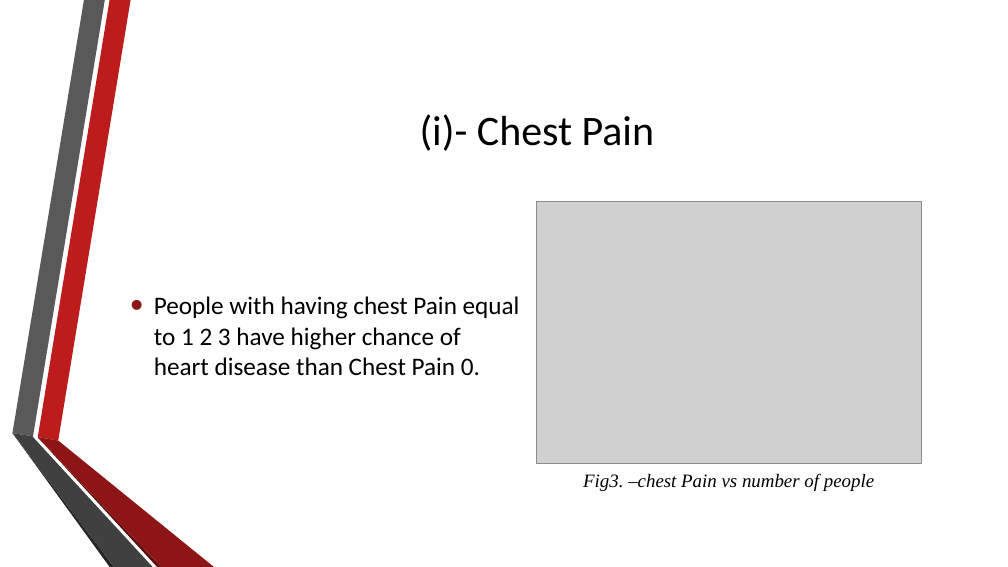
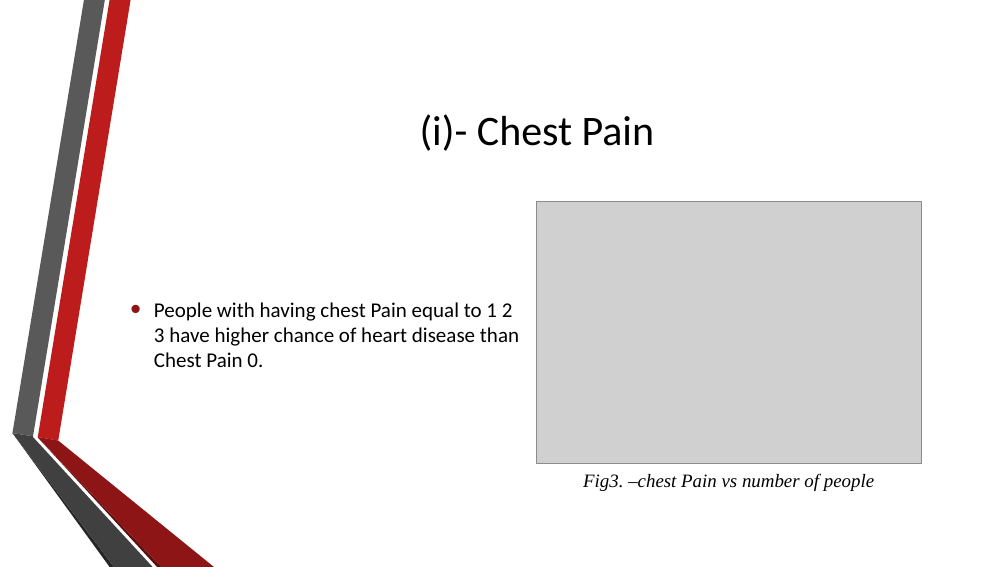
Before and after one commit to shubhamg199630/heart_disease_detection, a slide deck: slide 24 of Presentation.pptx (slide 28 before the commit). Drawn at 1008x567 pixels with LibreOffice and Linux fonts; fonts in the diff are those of the drawing; grey boxes stand for pictures; background and template pictures are left out. Boxes give left, top, right and bottom in pixels: in the first picture for what was removed or moved away, otherwise in the second. Text is boxed around its words. In the diff, an @@ line names an element or a change of style, - is before the commit and + after.

```diff
--- a/Presentation.pptx
+++ b/Presentation.pptx
@@ text "People with having chest Pain ..." at box(154, 302, 519, 367): size 24 to 20 pt @@
```
Also in this commit, not shown: 6 other slides changed, 4 slides removed, 1 other file.
